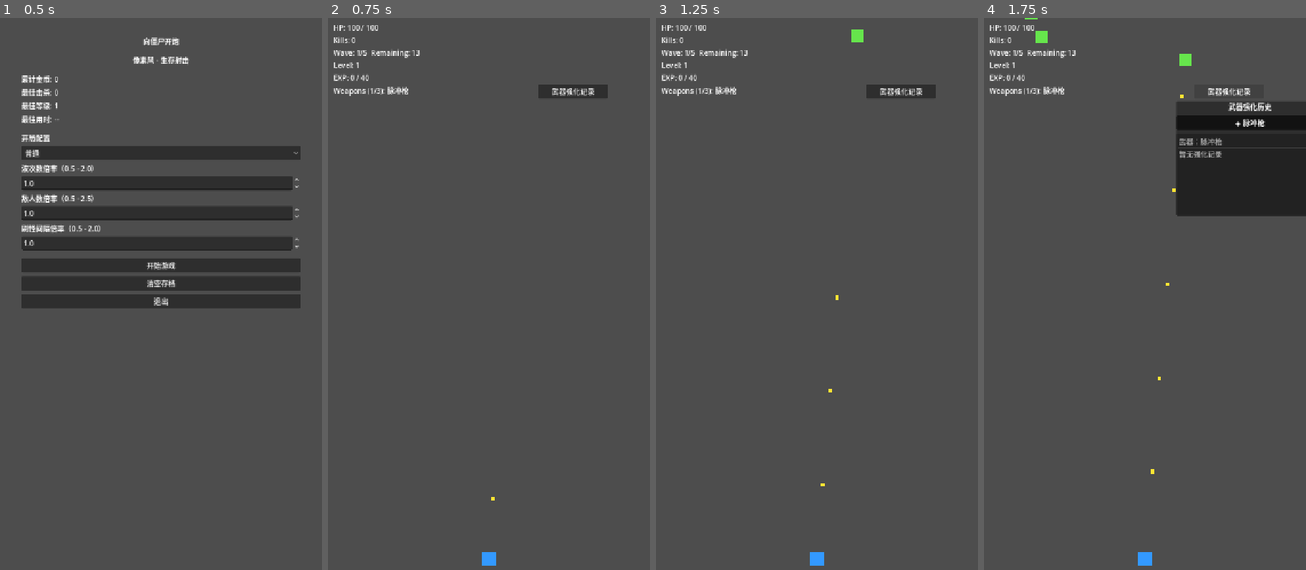
Above: before the commit, frames 1-4 (left to right).
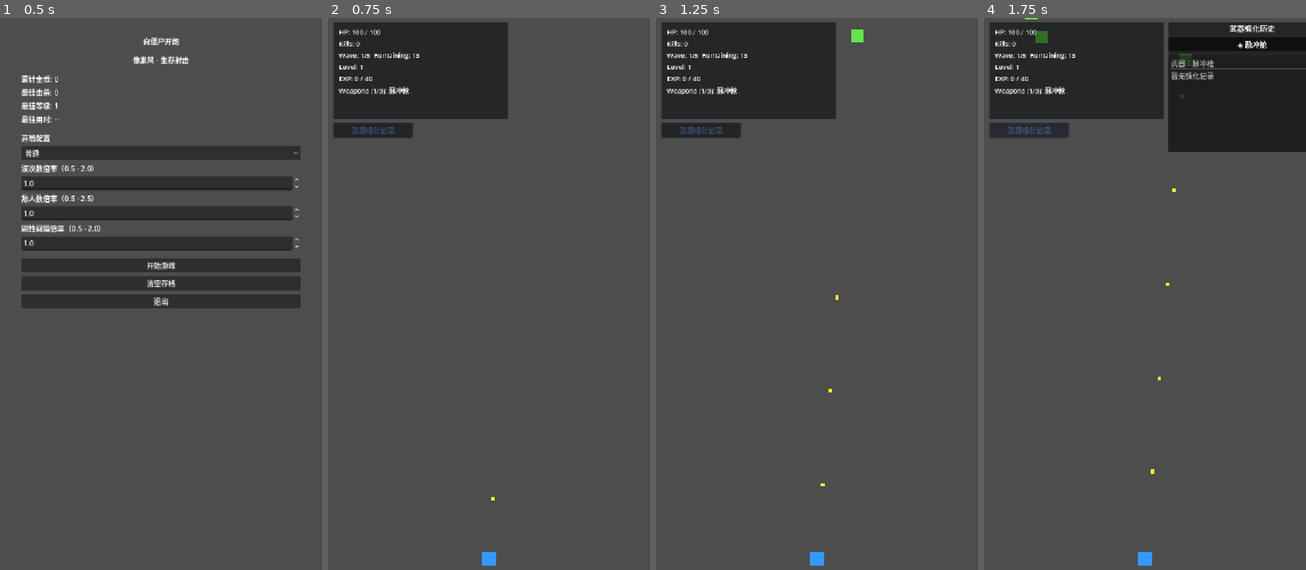
Above: after the commit, the same moments.

Repository: Jlu-waterbrother/fight_zombie
Game: Godot game, scene res://scenes/bootstrap.tscn
Same seed, same stepped clock (60 frames per second), same inputs: the game is played once before the commit and once after it.
Inputs:
- Up to frame 1 (0.5 s): no input
- Up to frame 2 (0.75 s): click "开始游戏" at 0.5 s
- Up to frame 3 (1.25 s): no input
- Up to frame 4 (1.75 s): click "武器强化记录" at 1.25 s

Frame 1 is identical in both runs. In frame 2, 10% of the frame differs, in the area x 1-87%, y 0-22%; in frame 3, 10%; in frame 4, 21%, in the area x 1-100%, y 0-36%.

Commit message:
战斗界面优化

Diff:
--- a/scenes/run_game.gd
+++ b/scenes/run_game.gd
@@ -59,12 +59,12 @@
 @onready var enemy_container: Node2D = $EnemyContainer
 @onready var bullet_container: Node2D = $BulletContainer
 @onready var summon_container: Node2D = $SummonContainer
-@onready var health_label: Label = $UILayer/HealthLabel
-@onready var kill_label: Label = $UILayer/KillLabel
-@onready var wave_label: Label = $UILayer/WaveLabel
-@onready var level_label: Label = $UILayer/LevelLabel
-@onready var exp_label: Label = $UILayer/ExpLabel
-@onready var weapon_label: Label = $UILayer/WeaponLabel
+@onready var health_label: Label = $UILayer/StatusPanel/MarginContainer/StatusVBox/HealthLabel
+@onready var kill_label: Label = $UILayer/StatusPanel/MarginContainer/StatusVBox/KillLabel
+@onready var wave_label: Label = $UILayer/StatusPanel/MarginContainer/StatusVBox/WaveLabel
+@onready var level_label: Label = $UILayer/StatusPanel/MarginContainer/StatusVBox/LevelLabel
+@onready var exp_label: Label = $UILayer/StatusPanel/MarginContainer/StatusVBox/ExpLabel
+@onready var weapon_label: Label = $UILayer/StatusPanel/MarginContainer/StatusVBox/WeaponLabel
 @onready var upgrade_history_button: Button = $UILayer/UpgradeHistoryButton
 @onready var upgrade_history_panel: PanelContainer = $UILayer/UpgradeHistoryPanel
 @onready var upgrade_history_tab_row: HBoxContainer = $UILayer/UpgradeHistoryPanel/VBoxContainer/WeaponTabRow
@@ -449,6 +449,8 @@
 	if not _weapon_upgrade_order.has(weapon_id):
 		_weapon_upgrade_order[weapon_id] = []
 	_refresh_upgrade_history_tabs()
+	if upgrade_history_panel.visible:
+		_refresh_upgrade_history_records()
 
 func _tick_weapon(delta: float, weapon_id: String) -> void:
 	if not _weapon_pool.has(weapon_id):
--- a/scenes/run_game.tscn
+++ b/scenes/run_game.tscn
@@ -17,66 +17,68 @@
 
 [node name="UILayer" type="CanvasLayer" parent="."]
 
-[node name="HealthLabel" type="Label" parent="UILayer"]
+[node name="StatusPanel" type="PanelContainer" parent="UILayer"]
 offset_left = 12.0
 offset_top = 10.0
-offset_right = 280.0
-offset_bottom = 40.0
+offset_right = 402.0
+offset_bottom = 226.0
+self_modulate = Color(0.1, 0.14, 0.23, 0.88)
+
+[node name="MarginContainer" type="MarginContainer" parent="UILayer/StatusPanel"]
+theme_override_constants/margin_left = 12
+theme_override_constants/margin_top = 10
+theme_override_constants/margin_right = 12
+theme_override_constants/margin_bottom = 10
+
+[node name="StatusVBox" type="VBoxContainer" parent="UILayer/StatusPanel/MarginContainer"]
+theme_override_constants/separation = 4
+
+[node name="HealthLabel" type="Label" parent="UILayer/StatusPanel/MarginContainer/StatusVBox"]
+theme_override_font_sizes/font_size = 15
 text = "HP: 100 / 100"
 
-[node name="KillLabel" type="Label" parent="UILayer"]
-offset_left = 12.0
-offset_top = 38.0
-offset_right = 260.0
-offset_bottom = 70.0
+[node name="KillLabel" type="Label" parent="UILayer/StatusPanel/MarginContainer/StatusVBox"]
+theme_override_font_sizes/font_size = 15
 text = "Kills: 0"
 
-[node name="WaveLabel" type="Label" parent="UILayer"]
-offset_left = 12.0
-offset_top = 66.0
-offset_right = 320.0
-offset_bottom = 96.0
+[node name="WaveLabel" type="Label" parent="UILayer/StatusPanel/MarginContainer/StatusVBox"]
+theme_override_font_sizes/font_size = 15
 text = "Wave: 1/3  Remaining: 8"
 
-[node name="LevelLabel" type="Label" parent="UILayer"]
-offset_left = 12.0
-offset_top = 94.0
-offset_right = 220.0
-offset_bottom = 124.0
+[node name="LevelLabel" type="Label" parent="UILayer/StatusPanel/MarginContainer/StatusVBox"]
+theme_override_font_sizes/font_size = 15
 text = "Level: 1"
 
-[node name="ExpLabel" type="Label" parent="UILayer"]
-offset_left = 12.0
-offset_top = 122.0
-offset_right = 260.0
-offset_bottom = 152.0
+[node name="ExpLabel" type="Label" parent="UILayer/StatusPanel/MarginContainer/StatusVBox"]
+theme_override_font_sizes/font_size = 15
 text = "EXP: 0 / 40"
 
-[node name="WeaponLabel" type="Label" parent="UILayer"]
-offset_left = 12.0
-offset_top = 150.0
-offset_right = 420.0
-offset_bottom = 180.0
+[node name="WeaponLabel" type="Label" parent="UILayer/StatusPanel/MarginContainer/StatusVBox"]
+theme_override_font_sizes/font_size = 15
+autowrap_mode = 3
 text = "Weapons (1/3): 脉冲枪"
 
 [node name="UpgradeHistoryButton" type="Button" parent="UILayer"]
-offset_left = 470.0
-offset_top = 148.0
-offset_right = 626.0
-offset_bottom = 180.0
+offset_left = 12.0
+offset_top = 234.0
+offset_right = 190.0
+offset_bottom = 268.0
+self_modulate = Color(0.26, 0.34, 0.5, 1)
 text = "武器强化记录"
 
 [node name="UpgradeHistoryPanel" type="PanelContainer" parent="UILayer"]
 visible = false
-offset_left = 430.0
-offset_top = 186.0
-offset_right = 760.0
-offset_bottom = 442.0
+offset_left = 412.0
+offset_top = 10.0
+offset_right = 788.0
+offset_bottom = 300.0
+self_modulate = Color(0.11, 0.15, 0.24, 0.9)
 
 [node name="VBoxContainer" type="VBoxContainer" parent="UILayer/UpgradeHistoryPanel"]
 theme_override_constants/separation = 8
 
 [node name="TitleLabel" type="Label" parent="UILayer/UpgradeHistoryPanel/VBoxContainer"]
+theme_override_font_sizes/font_size = 17
 text = "武器强化历史"
 horizontal_alignment = 1
 
@@ -90,14 +92,17 @@
 
 [node name="FailPanel" type="PanelContainer" parent="UILayer"]
 visible = false
-offset_left = 280.0
-offset_top = 180.0
-offset_right = 520.0
-offset_bottom = 320.0
+offset_left = 260.0
+offset_top = 168.0
+offset_right = 540.0
+offset_bottom = 332.0
+self_modulate = Color(0.33, 0.16, 0.16, 0.93)
 
 [node name="VBoxContainer" type="VBoxContainer" parent="UILayer/FailPanel"]
+theme_override_constants/separation = 8
 
 [node name="FailLabel" type="Label" parent="UILayer/FailPanel/VBoxContainer"]
+theme_override_font_sizes/font_size = 18
 text = "战斗失败"
 horizontal_alignment = 1
 
@@ -109,18 +114,22 @@
 
 [node name="VictoryPanel" type="PanelContainer" parent="UILayer"]
 visible = false
-offset_left = 250.0
-offset_top = 150.0
-offset_right = 570.0
-offset_bottom = 360.0
+offset_left = 232.0
+offset_top = 132.0
+offset_right = 588.0
+offset_bottom = 378.0
+self_modulate = Color(0.17, 0.26, 0.19, 0.93)
 
 [node name="VBoxContainer" type="VBoxContainer" parent="UILayer/VictoryPanel"]
+theme_override_constants/separation = 8
 
 [node name="VictoryLabel" type="Label" parent="UILayer/VictoryPanel/VBoxContainer"]
+theme_override_font_sizes/font_size = 18
 text = "战斗胜利"
 horizontal_alignment = 1
 
 [node name="VictoryDescLabel" type="Label" parent="UILayer/VictoryPanel/VBoxContainer"]
+autowrap_mode = 3
 text = "通关波次: 0\n击杀: 0\n等级: 1\n用时: 0.0 秒"
 
 [node name="VictoryRestartButton" type="Button" parent="UILayer/VictoryPanel/VBoxContainer"]
@@ -131,15 +140,17 @@
 
 [node name="UpgradePanel" type="PanelContainer" parent="UILayer"]
 visible = false
-offset_left = 70.0
+offset_left = 86.0
 offset_top = 86.0
-offset_right = 730.0
-offset_bottom = 446.0
+offset_right = 714.0
+offset_bottom = 438.0
+self_modulate = Color(0.13, 0.18, 0.29, 0.94)
 
 [node name="VBoxContainer" type="VBoxContainer" parent="UILayer/UpgradePanel"]
 theme_override_constants/separation = 10
 
 [node name="TitleLabel" type="Label" parent="UILayer/UpgradePanel/VBoxContainer"]
+theme_override_font_sizes/font_size = 18
 text = "升级！请选择一项强化（3选1）"
 horizontal_alignment = 1
 
